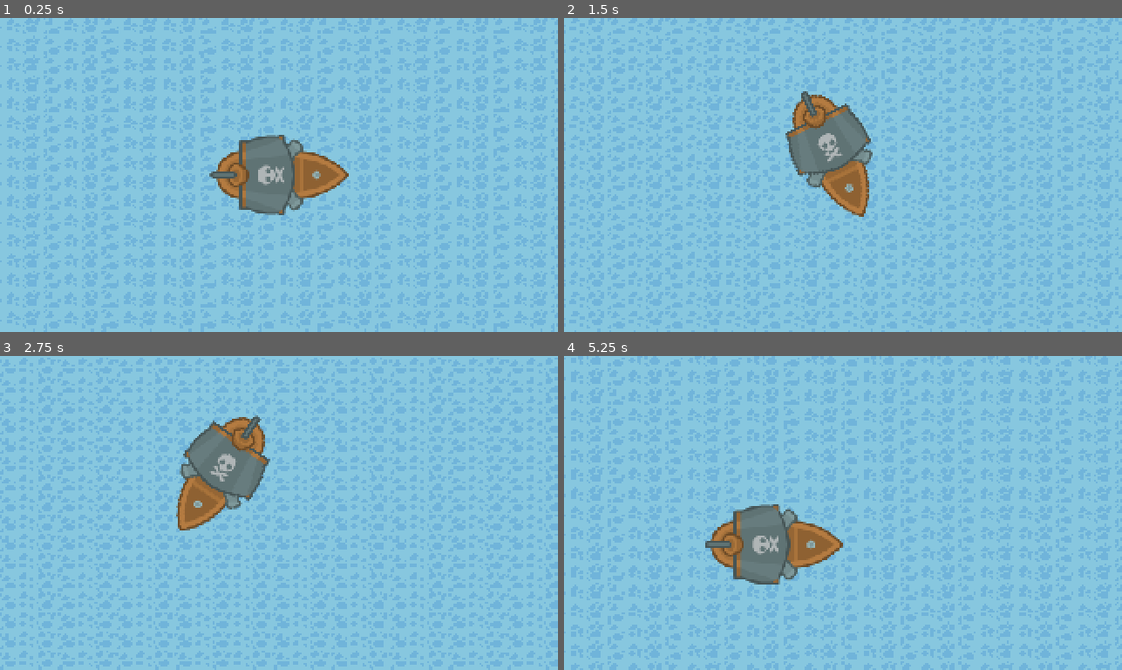
Above: before the commit, frames 1-4 (two rows, left to right).
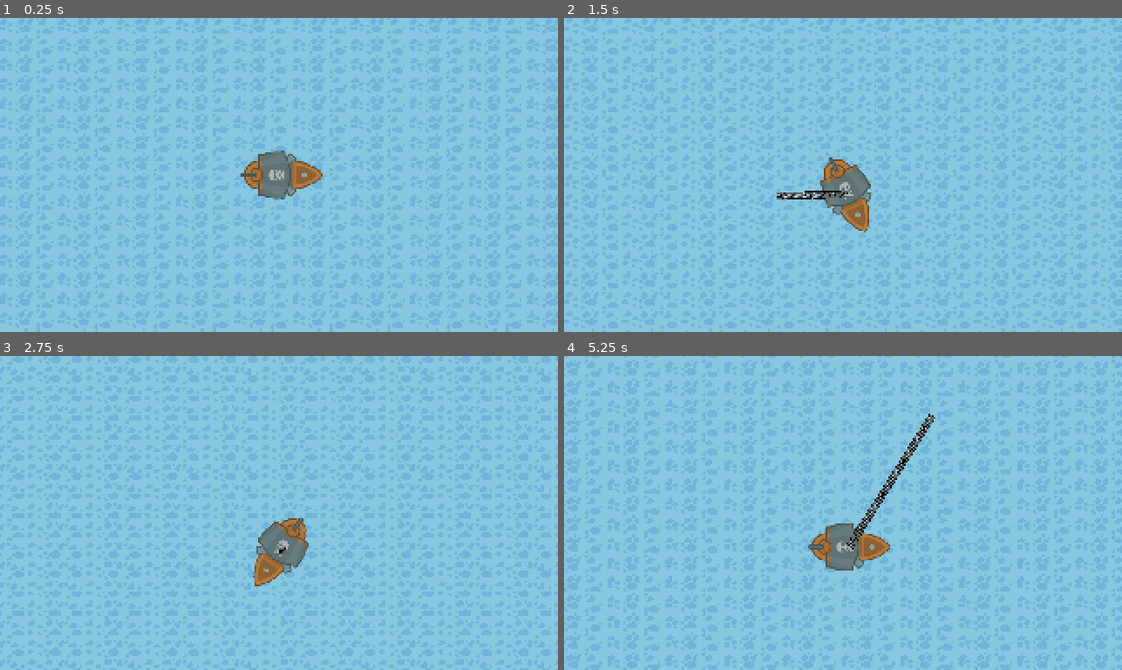
Above: after the commit, the same moments.

Repository: Ragul-R/ShipWreck
Game: Godot game, scene res://scene/level/Level-1.tscn
Same seed, same stepped clock (60 frames per second), same inputs: the game is played once before the commit and once after it.
Inputs (mouse positions are in pixels of both pictures, inside the frame that each line leads up to):
- Up to frame 1 (0.25 s): no input
- Up to frame 2 (1.5 s): move the mouse to (965, 159) at 0.52 s; press the mouse at (965, 159) at 0.53 s; hold D (right) 0.53-1.28 s; move the mouse to (731, 190) at 1.27 s; release the mouse at (731, 190) at 1.28 s; hold S (down) from 1.28 s (still down); click (731, 190) at 1.35 s
- Up to frame 3 (2.75 s): move the mouse to (334, 443) at 2.02 s; release S (down) at 2.03 s; press the mouse at (334, 443) at 2.03 s; hold D (right) from 2.03 s (still down)
- Up to frame 4 (5.25 s): move the mouse to (815, 575) at 2.77 s; release D (right) at 2.78 s; release the mouse at (815, 575) at 2.78 s; hold W (up) 2.78-3.53 s; click (815, 575) at 2.85 s; move the mouse to (1010, 560) at 3.52 s; press the mouse at (1010, 560) at 3.53 s; hold A (left) 3.53-5.03 s; move the mouse to (675, 465) at 4.27 s; release the mouse at (675, 465) at 4.28 s; click (675, 465) at 4.35 s; move the mouse to (870, 513) at 5.02 s; press the mouse at (870, 513) at 5.03 s; hold S (down) from 5.03 s (still down)

The runs differ from the first frame. In frame 1, 3.4% of the frame differs, in the area x 37-63%, y 37-63%; in frame 2, 4.4%; in frame 3, 5.5%; in frame 4, 5.6%, in the area x 25-67%, y 18-73%.

Commit message:
gappling hook

Diff:
--- a/scene/Character/player.gd
+++ b/scene/Character/player.gd
@@ -1,11 +1,42 @@
 extends CharacterBody2D
 
-var speed = 350  # move speed in pixels/sec
+var speed = 50  # move speed in pixels/sec
 var rotation_speed = 1.5  # turning speed in radians/sec
+var time = 0
+var hooked: bool = false
+var radius
+var anchor_point
+var angle
 
 func _physics_process(delta):
-	var move_input = Input.get_axis("down", "up")
-	var rotation_direction = Input.get_axis("left", "right")
-	velocity = velocity.lerp(transform.x * move_input * speed, 0.05)
-	rotation += rotation_direction * rotation_speed * delta
+	if not hooked:
+	#var move_input = Input.get_axis("down", "up")
+		var rotation_direction = Input.get_axis("left", "right")
+		velocity = velocity.lerp(transform.x * 1 * speed, 0.05)
+		rotation += rotation_direction * rotation_speed * delta
+	else:
+		#var radius = global_position - hook_position
+		#var angle = acos(radius.dot(velocity) / (radius.length() * velocity.length()))
+		#var rad_vel = cos(angle) * velocity.length()
+		#velocity += radius.normalized() * -rad_vel
+		#velocity += (hook_position - global_position).normalized() * 15000 * delta
+		#velocity *= 0.975
+		time += delta
+		var rotation = Vector2(cos(angle), sin(angle))
+		position = rotation * radius + anchor_point
+		angle = speed * time
 	move_and_slide()
+
+
+func _on_chain_hooked(dist, pos):
+	hooked = true
+	speed = 1
+	time = 0
+	radius = dist
+	anchor_point = pos
+
+
+func _on_chain_un_hooked():
+	time = 0
+	speed = 50
+	hooked = false
--- a/scene/Character/player.tscn
+++ b/scene/Character/player.tscn
@@ -1,7 +1,8 @@
-[gd_scene load_steps=4 format=3 uid="uid://dhdfp67258irg"]
+[gd_scene load_steps=6 format=3 uid="uid://dhdfp67258irg"]
 
 [ext_resource type="Script" path="res://scene/Character/player.gd" id="1_541gd"]
 [ext_resource type="Texture2D" uid="uid://fgg532kw7w5d" path="res://resouces/ship (2).png" id="2_c6bi4"]
+[ext_resource type="PackedScene" uid="uid://dpweyoslwtkje" path="res://scene/Projectile/anchor.tscn" id="3_ry43m"]
 
 [sub_resource type="SpriteFrames" id="SpriteFrames_rp3tq"]
 animations = [{
@@ -14,15 +15,22 @@
 "speed": 5.0
 }]
 
+[sub_resource type="CapsuleShape2D" id="CapsuleShape2D_0h6i8"]
+radius = 13.0333
+height = 57.8341
+
 [node name="Player" type="CharacterBody2D"]
 script = ExtResource("1_541gd")
 
 [node name="AnimatedSprite2D" type="AnimatedSprite2D" parent="."]
 texture_filter = 1
 rotation = -1.5708
+scale = Vector2(0.6, 0.6)
 sprite_frames = SubResource("SpriteFrames_rp3tq")
 
 [node name="CollisionShape2D" type="CollisionShape2D" parent="."]
+rotation = -1.5708
+shape = SubResource("CapsuleShape2D_0h6i8")
 
 [node name="Camera2D" type="Camera2D" parent="."]
 zoom = Vector2(0.7, 0.7)
@@ -31,5 +39,11 @@
 position_smoothing_speed = 7.0
 rotation_smoothing_enabled = true
 rotation_smoothing_speed = 7.0
-drag_horizontal_enabled = true
 drag_vertical_enabled = true
+
+[node name="Anchor" parent="." instance=ExtResource("3_ry43m")]
+
+[connection signal="hooked" from="Anchor/Chain" to="." method="_on_chain_hooked"]
+[connection signal="un_hooked" from="Anchor/Chain" to="." method="_on_chain_un_hooked"]
+
+[editable path="Anchor"]
--- /dev/null
+++ b/scene/Projectile/Chain.gd
@@ -0,0 +1,42 @@
+extends Sprite2D
+@onready var ray_cast = $RayCast2D
+var distance: float = 150.0
+
+signal hooked(hooked_position)
+signal un_hooked()
+var is_colling: bool = false
+
+func interpolate(length, duration = 0.2):
+	var tween_offset = get_tree().create_tween()
+	var tween_rect_h = get_tree().create_tween()
+
+	tween_offset.tween_property(self, "offset",Vector2(0,length/2), duration)
+	tween_rect_h.tween_property(self, "region_rect", Rect2(0,0,16,length), duration)
+
+func _input(event):
+	if event.is_action_pressed("action"):
+		interpolate(await check_collision(), 0.2)
+		await get_tree().create_timer(0.2).timeout
+		if not is_colling:
+			reverse_interpolate()
+
+	if event.is_action_released("action"):
+		if is_colling:
+			reverse_interpolate()
+			un_hooked.emit()
+
+func reverse_interpolate():
+	interpolate(0,0.75)
+
+func check_collision():
+	await get_tree().create_timer(0.1).timeout
+	var collision_point
+	if ray_cast.is_colliding():
+		is_colling = true
+		collision_point = ray_cast.get_collision_point()
+		distance = (global_position - collision_point).length()
+		hooked.emit(distance, collision_point)
+	else:
+		distance = 150.0
+		is_colling = false
+	return distance * 2.5
--- /dev/null
+++ b/scene/Projectile/ChainJoint.gd
@@ -0,0 +1,32 @@
+extends Sprite2D
+
+var distance: float = 150.0
+
+signal hooked(hooked_position)
+
+func interpolate(length, duration = 0.2):
+	var tween_offset = get_tree().create_tween()
+	var tween_rect_h = get_tree().create_tween()
+
+	tween_offset.tween_property(self, "offset",Vector2(0,length/2.0), duration)
+	tween_rect_h.tween_property(self, "region_rect", Rect2(0,0,16,length), duration)
+
+func _input(event):
+	if event.is_action_pressed("hook"):
+		interpolate(150, 0.2)
+		await get_tree().create_timer(0.2).timeout
+		reverse_interpolate()
+
+func reverse_interpolate():
+	interpolate(0,0.75)
+
+#func check_collision():
+	#await get_tree().create_timer(0.1).timeout
+	#var collision_point
+	#if ray_cast.is_colliding():
+		#collision_point = ray_cast.get_collision_point()
+		#distance = (global_position - collision_point).length()
+		#hooked.emit(collision_point)
+	#else:
+		#distance = 150.0
+	#return distance
--- /dev/null
+++ b/scene/Projectile/anchor.gd
@@ -0,0 +1,5 @@
+extends Node2D
+
+func _input(event):
+	if event.is_action_pressed("action"):
+		look_at(get_global_mouse_position())
--- /dev/null
+++ b/scene/Projectile/anchor.tscn
@@ -0,0 +1,42 @@
+[gd_scene load_steps=6 format=3 uid="uid://dpweyoslwtkje"]
+
+[ext_resource type="Script" path="res://scene/Projectile/anchor.gd" id="1_imep4"]
+[ext_resource type="Texture2D" uid="uid://8ar8selwc4fo" path="res://resouces/anchor.png" id="1_jb6rx"]
+[ext_resource type="Texture2D" uid="uid://c0cqvaf0i8yia" path="res://resouces/link.png" id="2_qg8ro"]
+[ext_resource type="Script" path="res://scene/Projectile/Chain.gd" id="3_7nh4v"]
+
+[sub_resource type="SpriteFrames" id="SpriteFrames_pop3b"]
+animations = [{
+"frames": [{
+"duration": 1.0,
+"texture": ExtResource("1_jb6rx")
+}],
+"loop": true,
+"name": &"default",
+"speed": 5.0
+}]
+
+[node name="Anchor" type="Node2D"]
+script = ExtResource("1_imep4")
+
+[node name="AnimatedSprite2D" type="AnimatedSprite2D" parent="."]
+visible = false
+scale = Vector2(0.2, 0.2)
+sprite_frames = SubResource("SpriteFrames_pop3b")
+
+[node name="Chain" type="Sprite2D" parent="."]
+texture_filter = 1
+texture_repeat = 2
+position = Vector2(6.24494e-12, -2.72975e-19)
+rotation = -1.5708
+scale = Vector2(0.5, 0.5)
+texture = ExtResource("2_qg8ro")
+offset = Vector2(2.08165e-12, 2.08165e-12)
+region_enabled = true
+region_rect = Rect2(2.08165e-12, 2.08165e-12, 16, 2.08165e-12)
+script = ExtResource("3_7nh4v")
+
+[node name="RayCast2D" type="RayCast2D" parent="Chain"]
+position = Vector2(1.0301e-26, -1.24899e-11)
+scale = Vector2(2, 2)
+target_position = Vector2(2.08165e-12, 150)
--- a/scene/level/Level-1.tscn
+++ b/scene/level/Level-1.tscn
@@ -265,10 +265,12 @@
 [sub_resource type="TileSet" id="TileSet_ncuw1"]
 sources/3 = SubResource("TileSetAtlasSource_x7wne")
 
+[sub_resource type="RectangleShape2D" id="RectangleShape2D_6amoh"]
+
 [node name="Level-1" type="Node2D"]
 
 [node name="Player" parent="." instance=ExtResource("2_e2vmi")]
-position = Vector2(98, 82)
+position = Vector2(230, 130)
 
 [node name="OceanBackground" type="ParallaxBackground" parent="."]
 
@@ -279,3 +281,11 @@
 tile_set = SubResource("TileSet_ncuw1")
 format = 2
 layer_0/tile_data = PackedInt32Array(0, 3, 8, 1, 65539, 8, 2, 131075, 8, 65536, 3, 8, 65537, 65539, 8, 65538, 131075, 8 …(50732 unchanged characters)…
+
+[node name="StaticBody2D" type="StaticBody2D" parent="."]
+modulate = Color(1, 0, 1, 1)
+
+[node name="CollisionShape2D" type="CollisionShape2D" parent="StaticBody2D"]
+modulate = Color(1, 0, 1, 1)
+position = Vector2(310, 74)
+shape = SubResource("RectangleShape2D_6amoh")
Binary file added: resouces/anchor.png
Not shown, added: resouces/anchor.png.import
Binary file added: resouces/link.png
Not shown, changed: resouces/link.png.import
Not shown: 1 places in scene/level/Level-1.tscn that only renumber resources
Binary file removed: scene/ship (2).png
